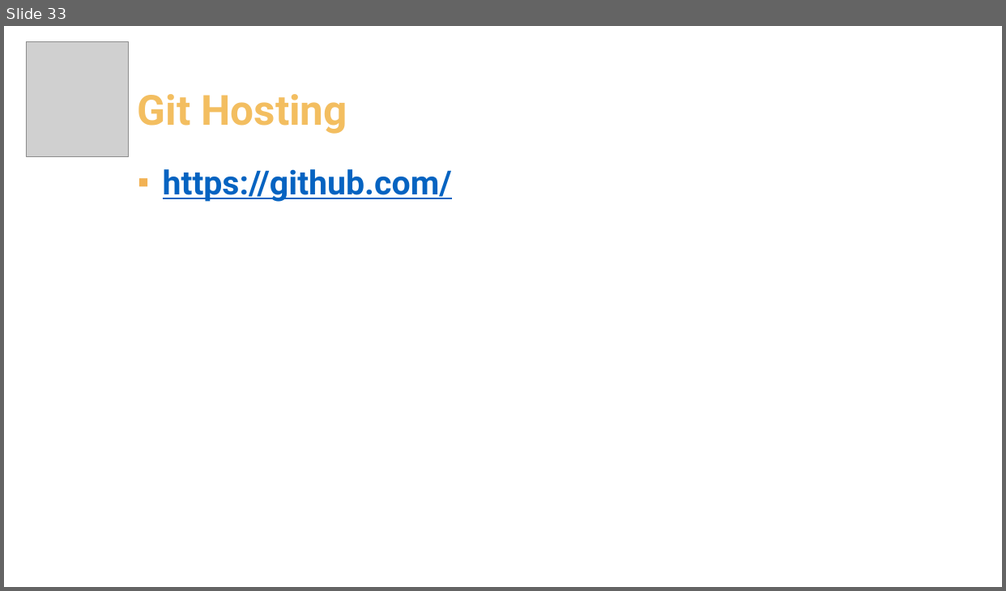
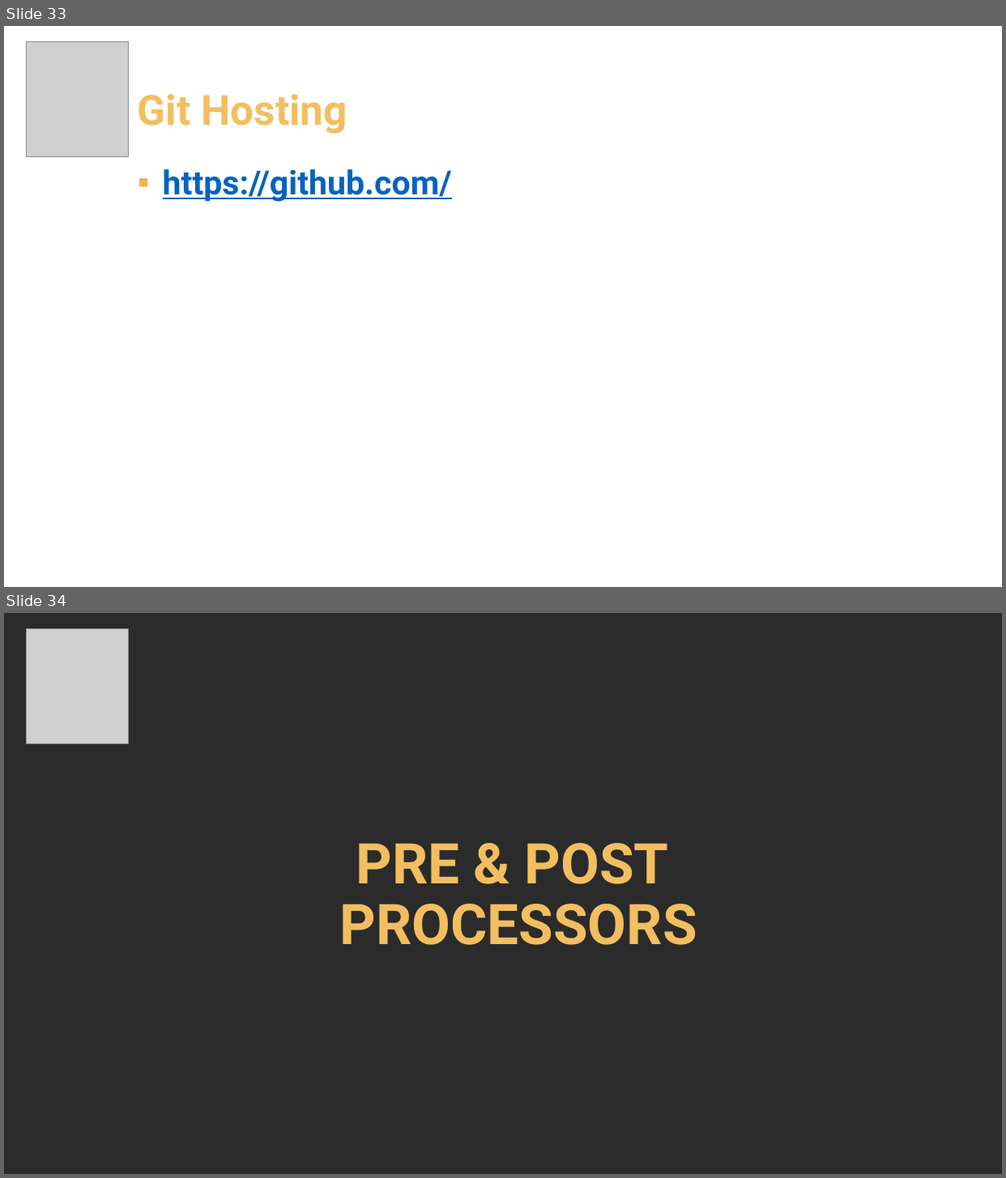
Before and after one commit to pirocorp/CSS-Advanced, a slide deck: 01. Dev Workflows & Tools/01. Dev Workflows & Tools.pptx. Shown one above the other, each under a label of ours: slide 33 before the commit, slides 33 and 34 after it. The pictures are 1006x591 and 1006x1178 pixels, drawn with LibreOffice and Linux fonts; fonts in the diff are those of the drawing; grey boxes stand for pictures; background and template pictures are left out; a plain dark background stands for a picture behind light text. Boxes give left, top, right and bottom in pixels: in the first picture for what was removed or moved away, otherwise in the second. Text is boxed around its words. In the diff, an @@ line names an element or a change of style, - is before the commit and + after.

```diff
--- a/01. Dev Workflows & Tools/01. Dev Workflows & Tools.pptx
+++ b/01. Dev Workflows & Tools/01. Dev Workflows & Tools.pptx
@@ slide 34 added at (x1=4, y1=613, x2=1002, y2=1174), background picture (left out) @@
@@ picture added at (x1=27, y1=629, x2=129, y2=744) @@
@@ title added at (x1=340, y1=843, x2=697, y2=945), 54 pt, text #F3BE60, bold @@
+PRE & POST
+PROCESSORS
```
Also in this commit, not shown: 38 other slides added.
